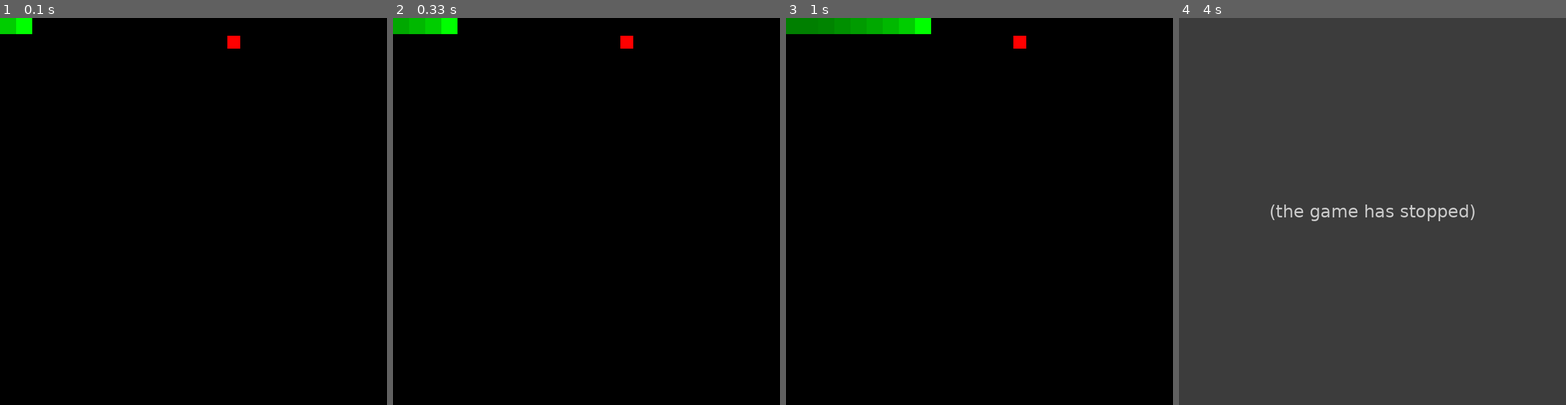
Above: before the commit, frames 1-4 (left to right).
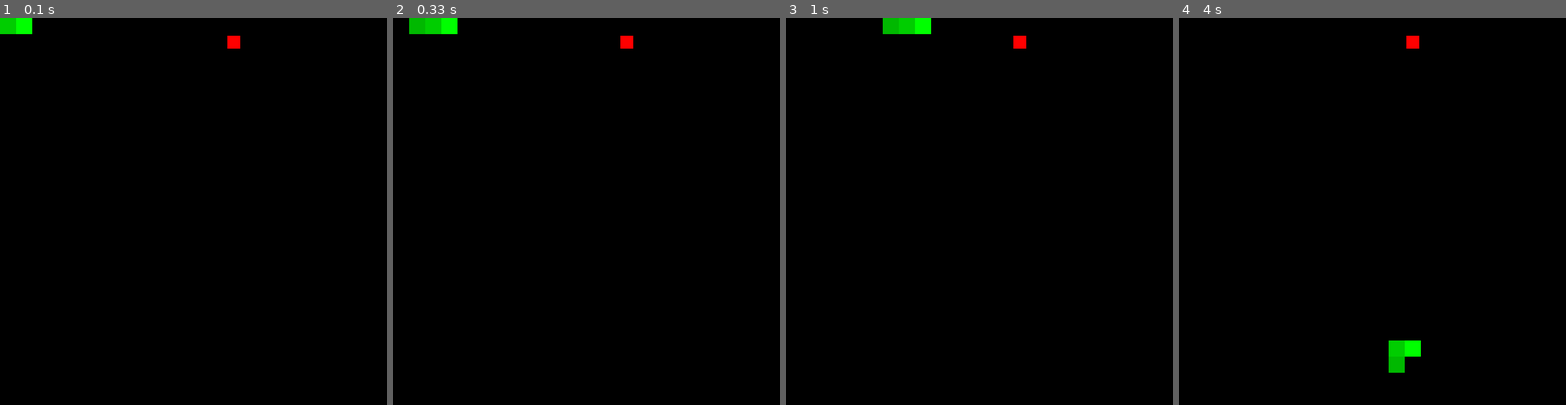
Above: after the commit, the same moments.

Repository: NotchArrow/PygameSnake
Game: pygame game, started from Main.py
Same seed, same stepped clock (60 frames per second), same inputs: the game is played once before the commit and once after it.
Inputs:
- Up to frame 1 (0.1 s): no input
- Up to frame 2 (0.33 s): no input
- Up to frame 3 (1 s): tap Enter at 0.33 s
- Up to frame 4 (4 s): hold W 1.17-1.63 s; hold D 1.67-2.13 s; hold A 2.17-2.7 s; hold S 2.73-3.03 s; hold A 3.07-3.47 s; hold W 3.5-3.87 s; hold D from 3.9 s (still down)

Frame 1 is identical in both runs. In frame 2, 0.2% of the frame differs, in the area x 0-5%, y 0-5%; in frame 3, 1.0%; in frame 4, 100%, in the area x 0-100%, y 0-100%.
Before the commit the program exited at 3.77 s; later frames show no game.

Commit message:
Fix length value

Diff:
--- a/Main.py
+++ b/Main.py
@@ -162,7 +162,7 @@
                     direction = Direction.EAST
                 else:
                     direction = Direction.WEST
-                self.snakes.append(Snake(pygame.Vector2(self.GRID * i, self.GRID * i), direction, 20,
+                self.snakes.append(Snake(pygame.Vector2(self.GRID * i, self.GRID * i), direction, 3,
                                          data[0], data[1]))
         for i in range(self.appleCount):
             self.apples.append(Apple(self))
